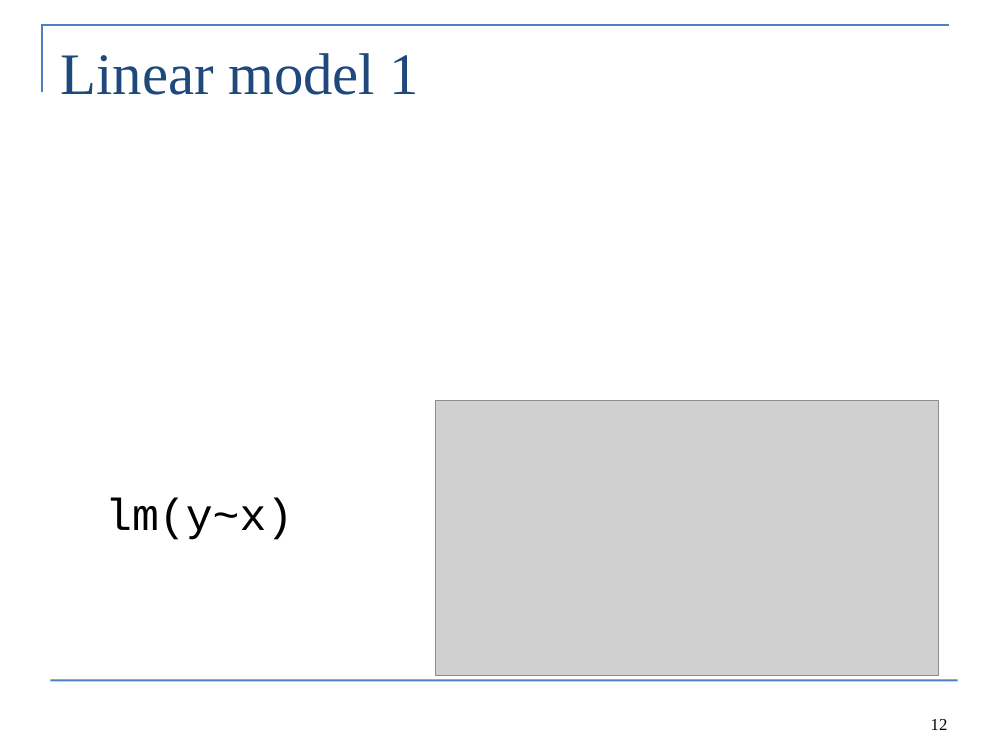
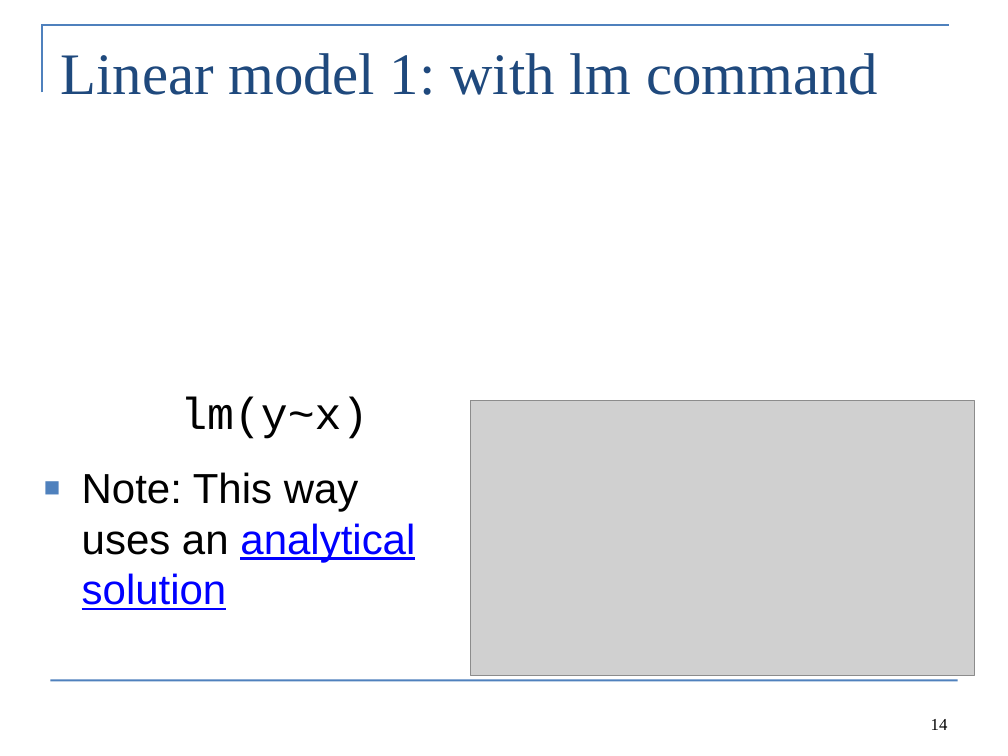
Before and after one commit to Cole-Monnahan-NOAA/tmb_workshop, a slide deck: slide 14 of day2/lecture2_maximum_likelihood_eng.pptx (slide 12 before the commit). Drawn at 1008x756 pixels with LibreOffice and Linux fonts; fonts in the diff are those of the drawing; grey boxes stand for pictures. Boxes give left, top, right and bottom in pixels: in the first picture for what was removed or moved away, otherwise in the second. Text is boxed around its words. In the diff, an @@ line names an element or a change of style, - is before the commit and + after.

```diff
--- a/day2/lecture2_maximum_likelihood_eng.pptx
+++ b/day2/lecture2_maximum_likelihood_eng.pptx
@@ title at bbox=[60, 53, 878, 95]: text changed @@
-Linear model 1
+Linear model 1: with lm command
@@ text "lm(y~x)": place and size @@
-text "lm(y~x)" at bbox=[105, 498, 293, 540]
+text "lm(y~x)" at bbox=[180, 398, 368, 439]
@@ picture: place and size @@
-picture at bbox=[435, 400, 939, 675]
+picture at bbox=[471, 400, 975, 675]
@@ text added at bbox=[82, 472, 415, 610], 30 pt, text #000000 @@
+■ Note: This way uses an analytical solution
@@ page number at bbox=[931, 719, 948, 730]: text changed @@
-12
+14
```
Also in this commit, not shown: 6 other slides changed, 3 slides added, 1 slide removed, 2 other files.
